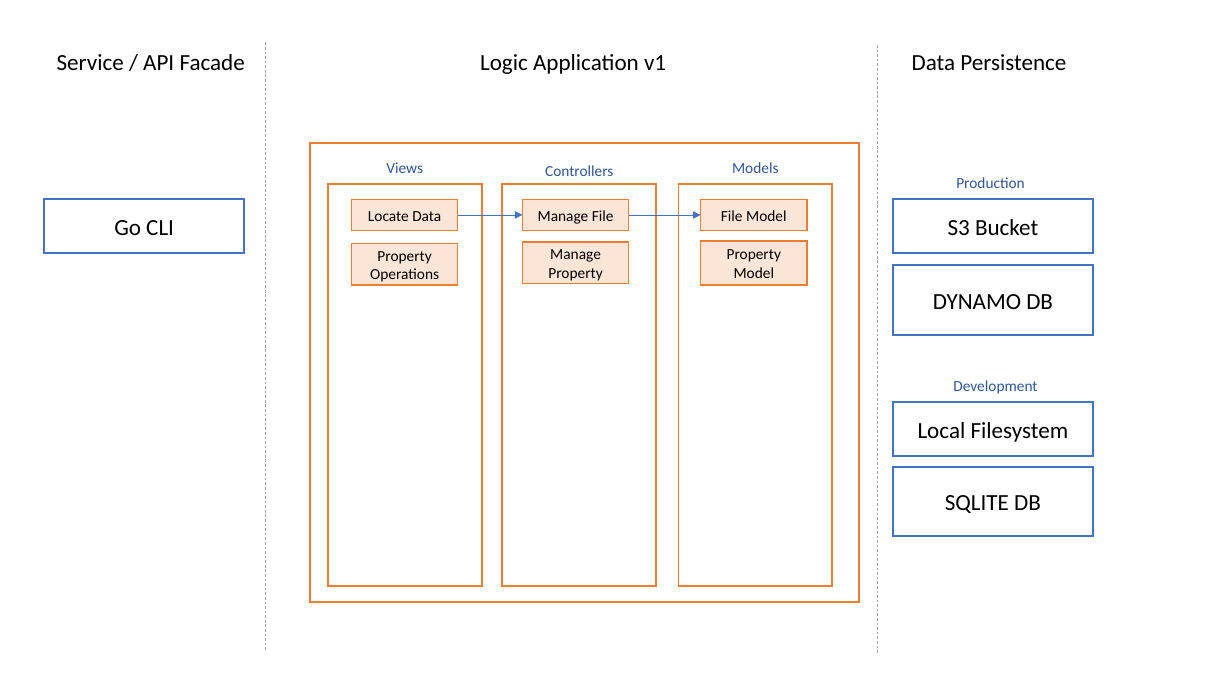
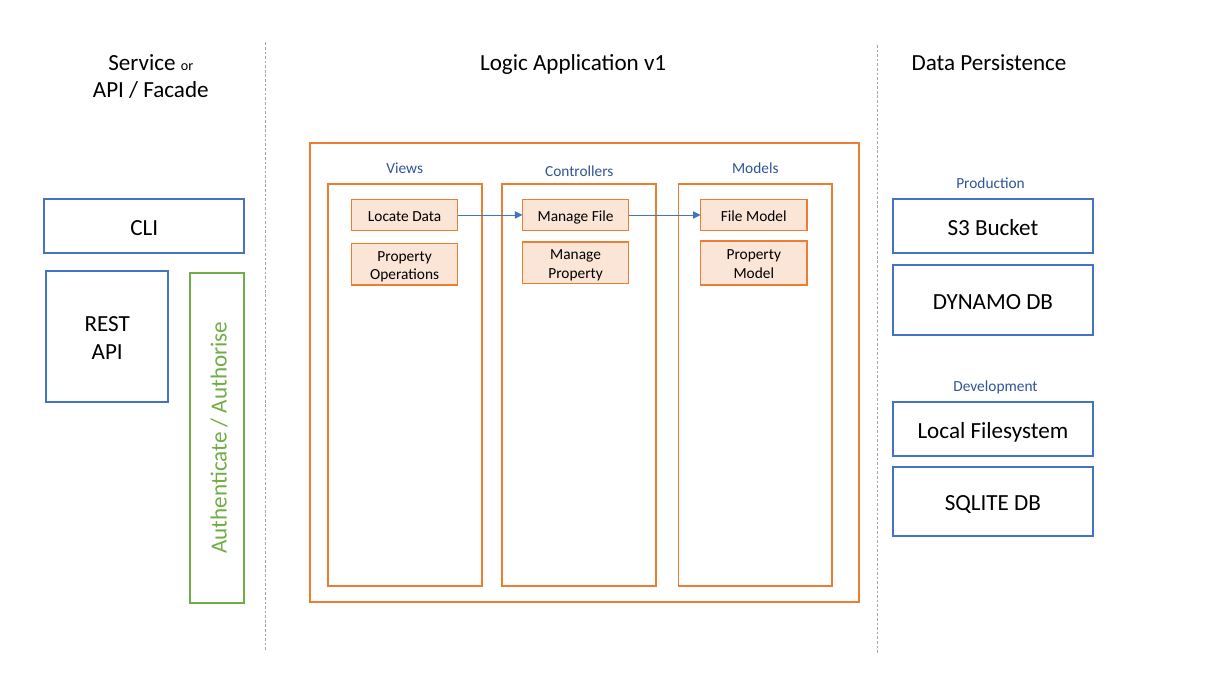
Before and after one commit to LeastRecentlyUsed/InlineView, a slide deck: slide 1 of Design - Outline Architecture.pptx. Drawn at 1232x693 pixels with LibreOffice and Linux fonts; fonts in the diff are those of the drawing. Boxes give left, top, right and bottom in pixels: in the first picture for what was removed or moved away, otherwise in the second. Text is boxed around its words. In the diff, an @@ line names an element or a change of style, - is before the commit and + after.

```diff
--- a/Design - Outline Architecture.pptx
+++ b/Design - Outline Architecture.pptx
@@ text at <box>93,54,208,97</box>: text changed @@
-Service / API Facade
+Service or
+API / Facade
@@ text in rectangle at <box>130,220,158,235</box>: text changed @@
-Go CLI
+CLI
@@ rectangle added at <box>46,272,168,402</box>, fill #FFFFFF, outline #4472C4 1.5 pt, 18 pt, text #000000 @@
+REST
+API
@@ rectangle added at <box>191,272,244,602</box>, fill #FFFFFF, outline #70AD47 1.5 pt, 18 pt, text #70AD47 @@
+Authenticate / Authorise
```
Also in this commit, not shown: 1 slide added, 2 other files.
